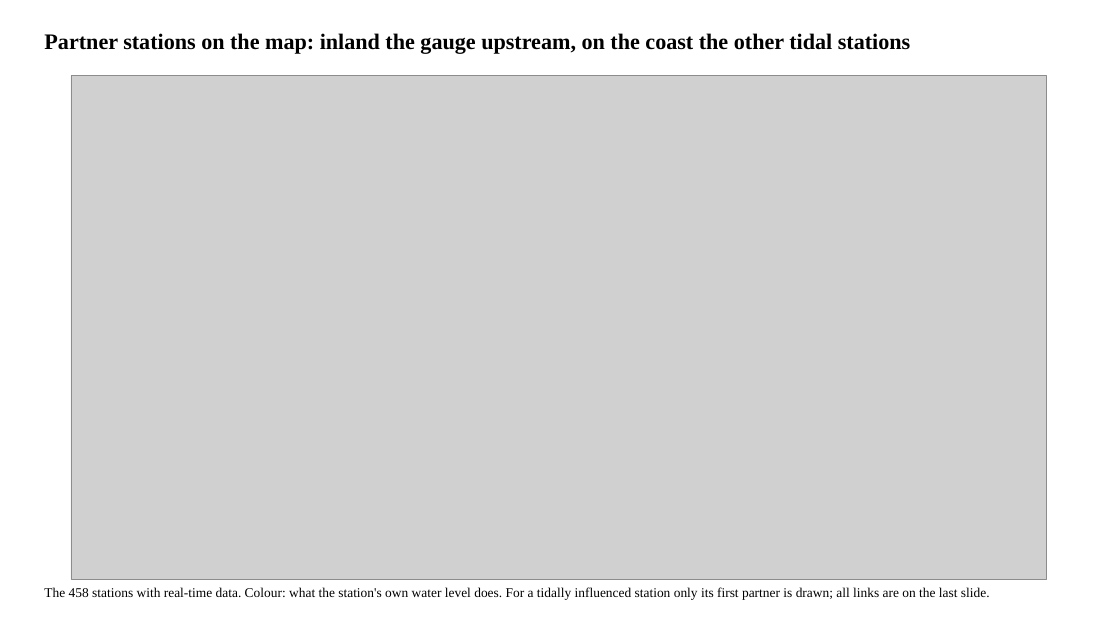
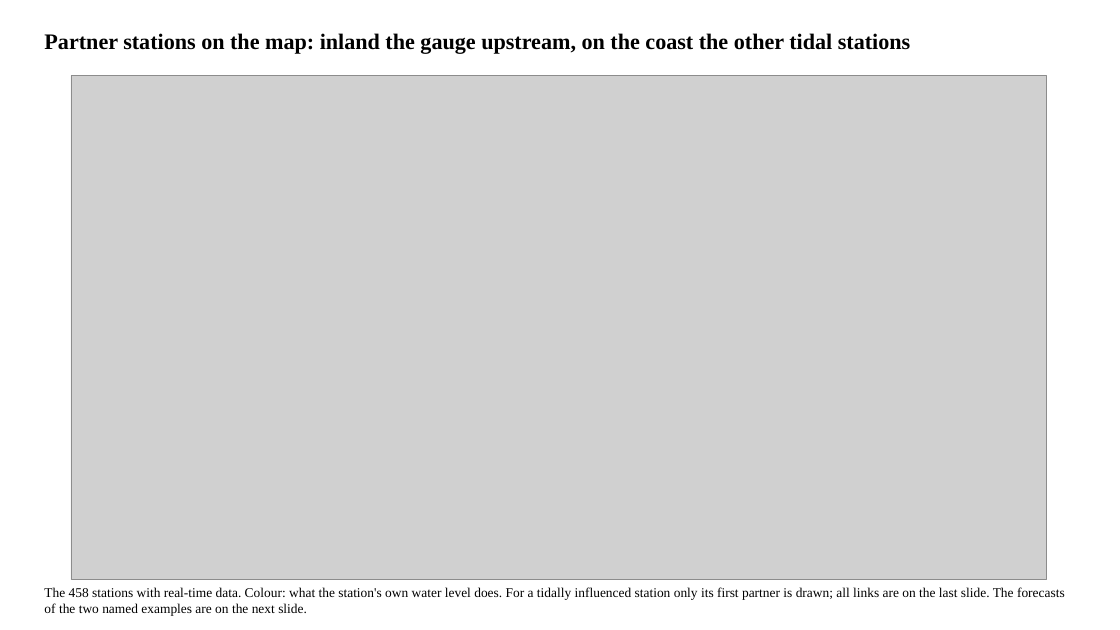
Before and after one commit to LaurenW1997/subdomainLSTM, a slide deck: slide 5 of deliverables/34_since_meeting.pptx (slide 8 before the commit). Drawn at 1120x630 pixels with LibreOffice and Linux fonts; fonts in the diff are those of the drawing; grey boxes stand for pictures. Boxes give left, top, right and bottom in pixels: in the first picture for what was removed or moved away, otherwise in the second. Text is boxed around its words. In the diff, an @@ line names an element or a change of style, - is before the commit and + after.

```diff
--- a/deliverables/34_since_meeting.pptx
+++ b/deliverables/34_since_meeting.pptx
@@ text at (44,587,1065,616): text changed @@
-The 458 stations with real-time data. Colour: what the station's own water level does. For a tidally influenced station only its first partner is drawn; all links are on the last slide.
+The 458 stations with real-time data. Colour: what the station's own water level does. For a tidally influenced station only its first partner is drawn; all links are on the last slide. The forecasts of the two named examples are on the next slide.
```
Also in this commit, not shown: 1 other slide changed, 1 slide removed, 7 other files.
